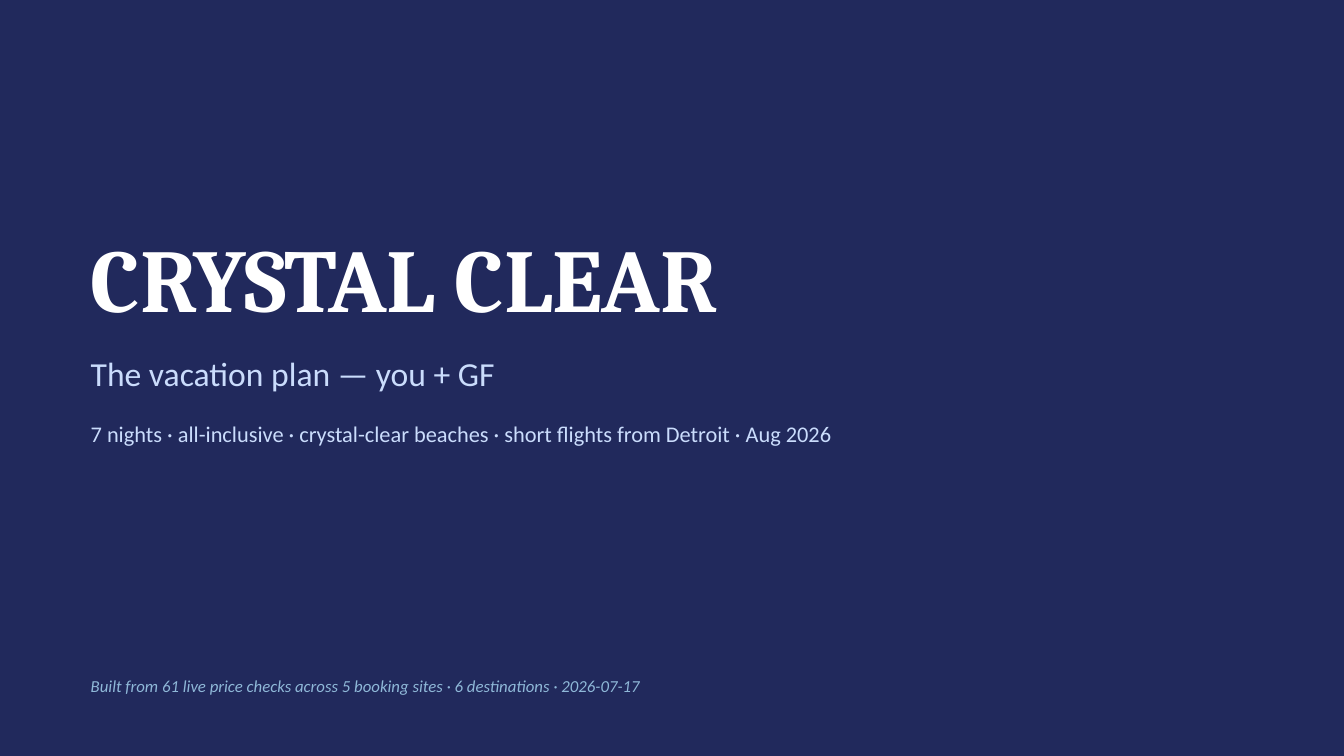
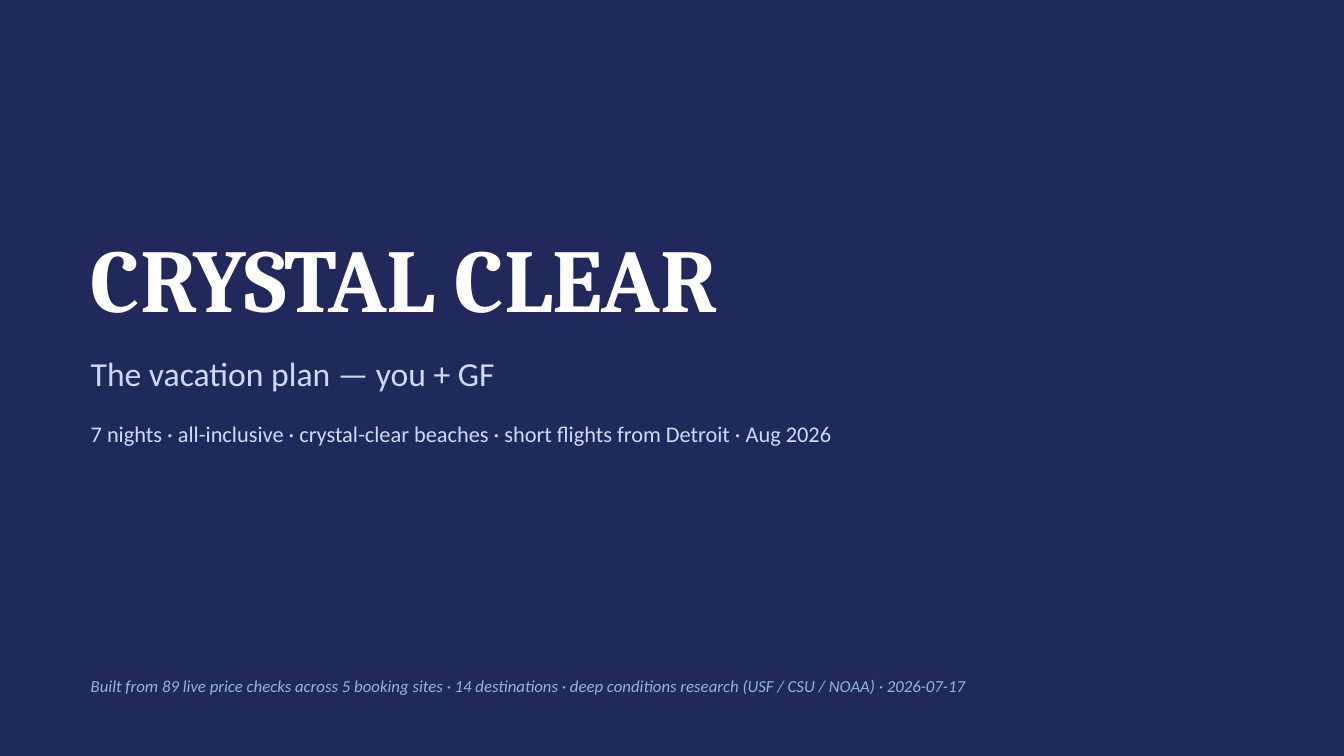
Before and after one commit to rlettsBubs/Vacation, a slide deck: slide 1 of VacationPlan.pptx. Drawn at 1344x756 pixels with LibreOffice and Linux fonts; fonts in the diff are those of the drawing. Boxes give left, top, right and bottom in pixels: in the first picture for what was removed or moved away, otherwise in the second. Text is boxed around its words. In the diff, an @@ line names an element or a change of style, - is before the commit and + after.

```diff
--- a/VacationPlan.pptx
+++ b/VacationPlan.pptx
@@ text at [91, 680, 965, 695]: text changed @@
-Built from 61 live price checks across 5 booking sites · 6 destinations · 2026-07-17
+Built from 89 live price checks across 5 booking sites · 14 destinations · deep conditions research (USF / CSU / NOAA) · 2026-07-17
```
Also in this commit, not shown: 3 other slides changed, 1 slide added, 3 other files.
